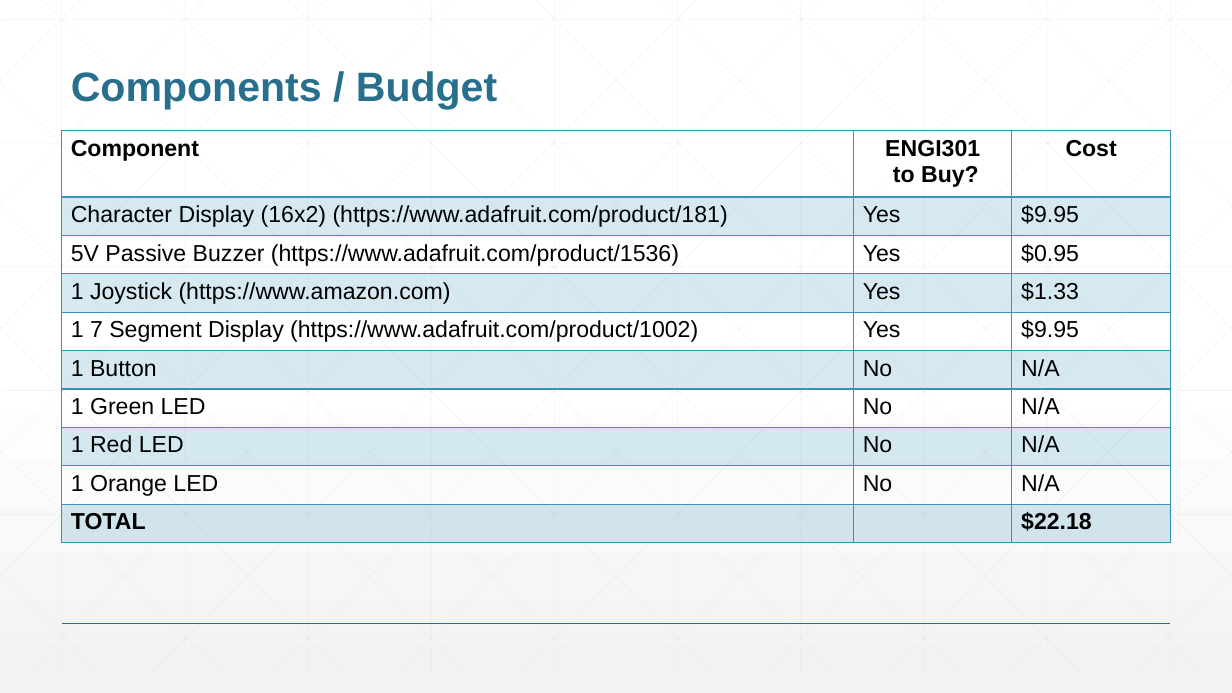
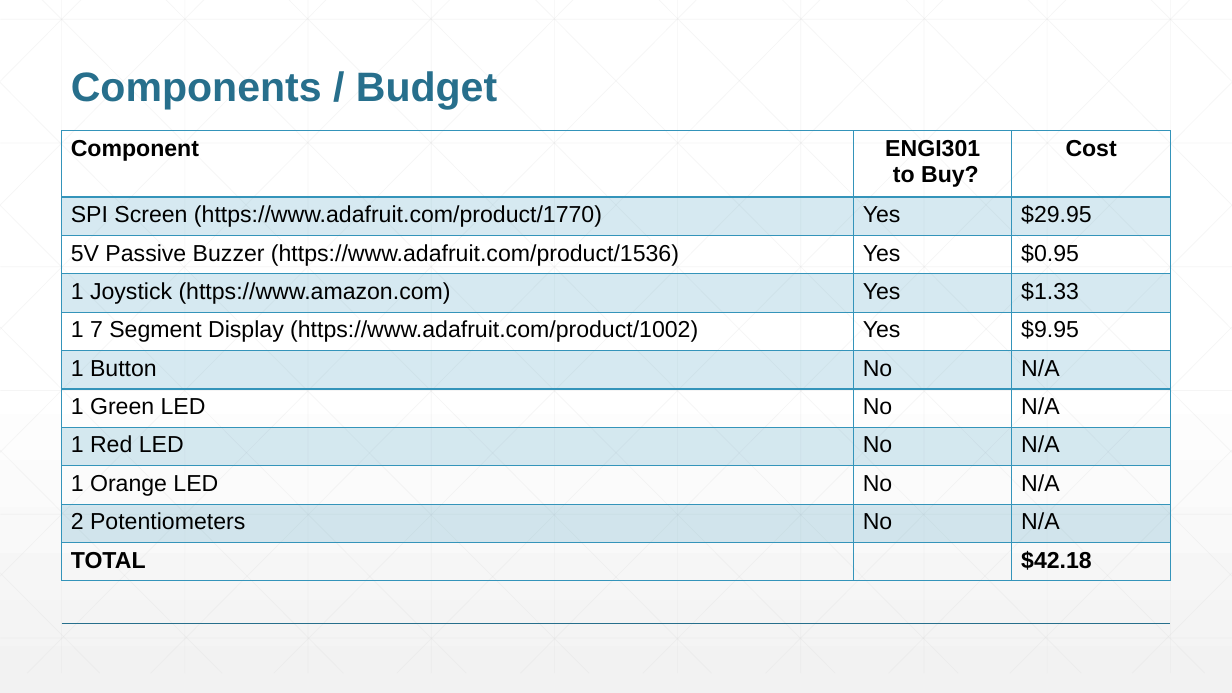
Before and after one commit to mschepmann/ENGI301, a slide deck: slide 5 of project_01/Docs/ENGI301_project_01_proposal.pptx. Drawn at 1232x693 pixels with LibreOffice and Linux fonts; fonts in the diff are those of the drawing. Boxes give left, top, right and bottom in pixels: in the first picture for what was removed or moved away, otherwise in the second. Text is boxed around its words. In the diff, an @@ line names an element or a change of style, - is before the commit and + after.

```diff
--- a/project_01/Docs/ENGI301_project_01_proposal.pptx
+++ b/project_01/Docs/ENGI301_project_01_proposal.pptx
@@ table at <box>62,131,1170,581</box> @@
-row 2, column 1: Character Display (16x2) (https://www.adafruit.com/product/181)
+row 2, column 1: SPI Screen (https://www.adafruit.com/product/1770)
-row 2, column 3: $9.95
+row 2, column 3: $29.95
-row 10: TOTAL |  | $22.18
+row 10: 2 Potentiometers | No | N/A
+row 11: TOTAL |  | $42.18
```
Also in this commit, not shown: 2 other slides changed, 1 slide removed.
